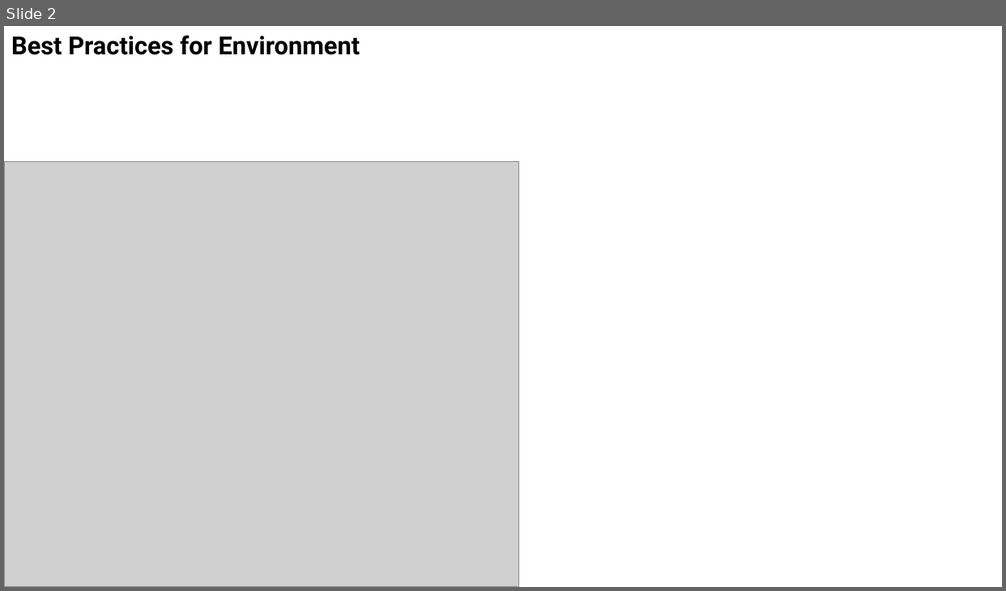
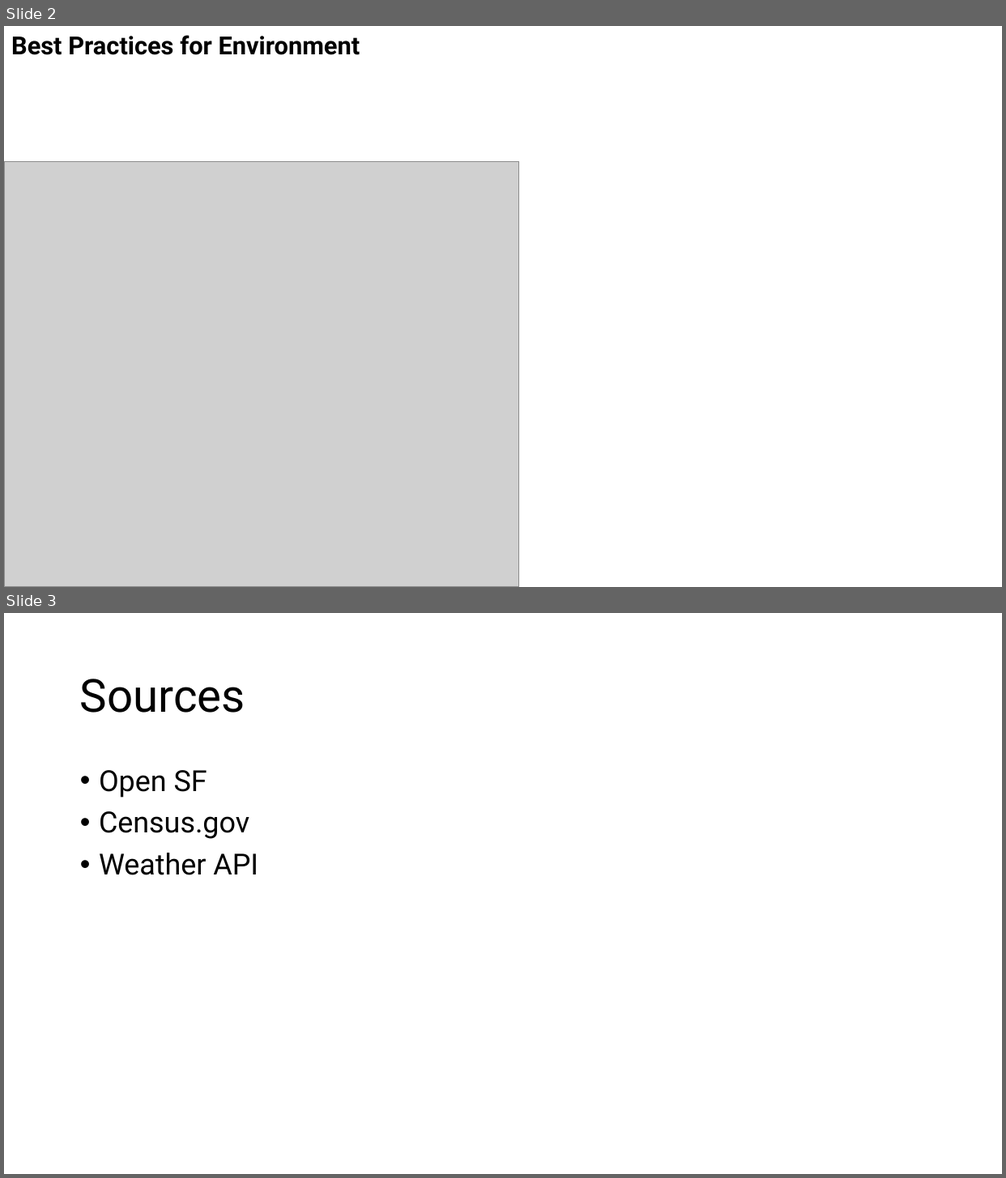
Before and after one commit to mgcruz024/sf-fire, a slide deck: Notes/Documentation.pptx. Shown one above the other, each under a label of ours: slide 2 before the commit, slides 2 and 3 after it. The pictures are 1006x591 and 1006x1178 pixels, drawn with LibreOffice and Linux fonts; fonts in the diff are those of the drawing; grey boxes stand for pictures. Boxes give left, top, right and bottom in pixels: in the first picture for what was removed or moved away, otherwise in the second. Text is boxed around its words. In the diff, an @@ line names an element or a change of style, - is before the commit and + after.

Commit message:
Documentation - sources slide

```diff
--- a/Notes/Documentation.pptx
+++ b/Notes/Documentation.pptx
@@ slide 3 added at [4,613,1002,1174], background #FFFFFF @@
@@ title added at [80,679,245,713], 44 pt, text #000000 @@
+Sources
@@ text added at [99,770,258,875], 28 pt, text #000000 @@
+• Open SF
+• Census.gov
+• Weather API
```
Also in this commit, not shown: 1 other file.
